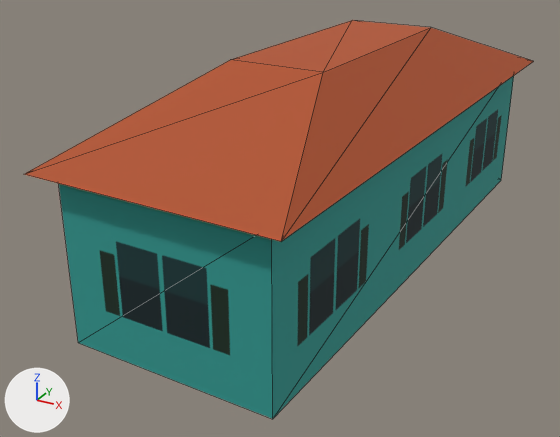
Two versions of the glTF model game/models/hero/msb_palmbeach_m24_m11.glb, one commit apart.
Before and after are seen from a 50 mm camera at (7.09, -15.62, 7.89) aimed at (-0.83, -1.22, 0.69). Lighting does not change. The marker at lower left points along +X, +Y and +Z. The first picture is the older version. Mesh edges are drawn as thin lines. Objects named as collision shapes, trigger or cutter boxes, shadow casters or lower levels of detail are left out. Where no turn or scale is listed for an object, it has been applied to the vertices. Vertices at exactly the same position are counted once.

The first picture shows 'msb_palmbeach_m24_m11_lod0'.
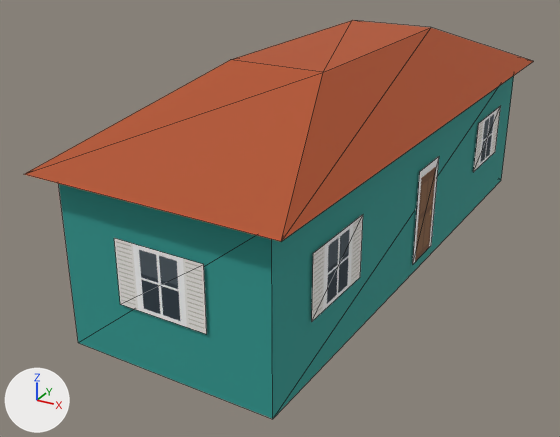
What the commit changed:
Picture 'ground_dec' (img_ground_dec) is new.
Material 'ground_dec' (mat_ground_dec) is new.
Uses the picture img_ground_dec.
me_msb_palmbeach_m24_m11_lod0 is used by ob_msb_palmbeach_m24_m11_lod0; location (0.0, -0.03, 2.15).
Verts and faces of me_msb_palmbeach_m24_m11_lod0; kept vertices keep their numbers, new ones are numbered from 16.
me_msb_palmbeach_m24_m11_lod0 had 16 vertices, 20 faces and spanned x -2.87..2.87, y -6.91..6.91, z -2.45..2.45.
me_msb_palmbeach_m24_m11_lod0 now has 48 vertices, 36 faces and spans x -2.87..2.87, y -6.91..6.91, z -2.45..2.45.
Part 1, on me_msb_palmbeach_m24_m11_lod0:
New vertex 16 is at (-1.2, -6.4, -1.2), pixel (120, 304).
New vertex 17 is at (0.7, -6.49, -1.2), pixel (206, 334).
New vertex 18 is at (2.05, -5.3, -1.2), pixel (311, 321).
New vertex 19 is at (2.12, -3.4, -1.2), pixel (360, 277).
New vertex 20 is at (2.38, 3.3, -1.2), pixel (473, 172).
New vertex 21 is at (2.45, 5.2, -1.2), pixel (495, 151).
New vertex 22 is at (1.2, 6.48, -1.2).
New vertex 23 is at (-0.7, 6.53, -1.2).
New vertex 24 is at (-2.05, 5.32, -1.2).
New vertex 25 is at (-2.12, 3.42, -1.2).
New vertex 26 is at (-2.21, 1.06, -1.2).
New vertex 27 is at (-2.29, -0.84, -1.2).
New vertex 28 is at (-2.38, -3.21, -1.2).
New vertex 29 is at (-2.45, -5.11, -1.2).
New vertices 30 to 43 stand at vertices 16 to 29, in that order, plus (0.0, 0.0, 1.3).
New vertex 44 is at (2.23, -0.62, -2.15), pixel (412, 264).
New vertex 45 is at (2.27, 0.53, -2.15), pixel (431, 245).
New vertex 46 is at (2.27, 0.53, 0.05), pixel (439, 156).
New vertex 47 is at (2.23, -0.62, 0.05), pixel (419, 171).
New faces: (16, 17, 31), (16, 31, 30), (18, 19, 33), (18, 33, 32), (44, 45, 46), (44, 46, 47) (mat_ground_dec).
New faces: (20, 21, 35), (20, 35, 34), (22, 23, 37), (22, 37, 36), (24, 25, 39), (24, 39, 38) (mat_ground_dec).
New faces: (26, 27, 41), (26, 41, 40), (28, 29, 43), (28, 43, 42) (mat_ground_dec).
me_msb_palmbeach_m24_m11_lod0 part 2: 8 faces spanning x -2.45..2.45, y -6.5..6.5, z -2.45..1.05 switch from mat_ground to mat_trim.
me_msb_palmbeach_m24_m11_lod0 gains material mat_ground_dec.

Where the change shows, as pixel boxes (x1, y1, x2, y2) in the pictures (560 x 437 px):
part 1 of me_msb_palmbeach_m24_m11_lod0, added
    after: (114, 106, 501, 334)
part 2 of me_msb_palmbeach_m24_m11_lod0, recoloured
    both: (97, 103, 504, 358)
